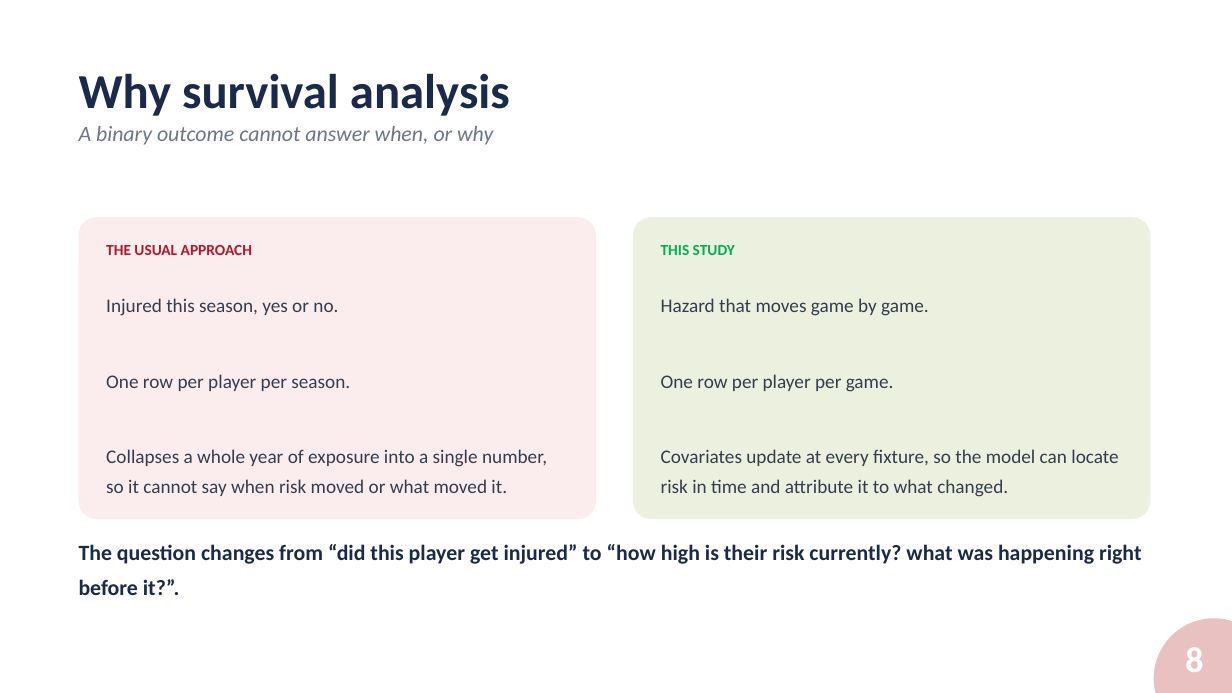
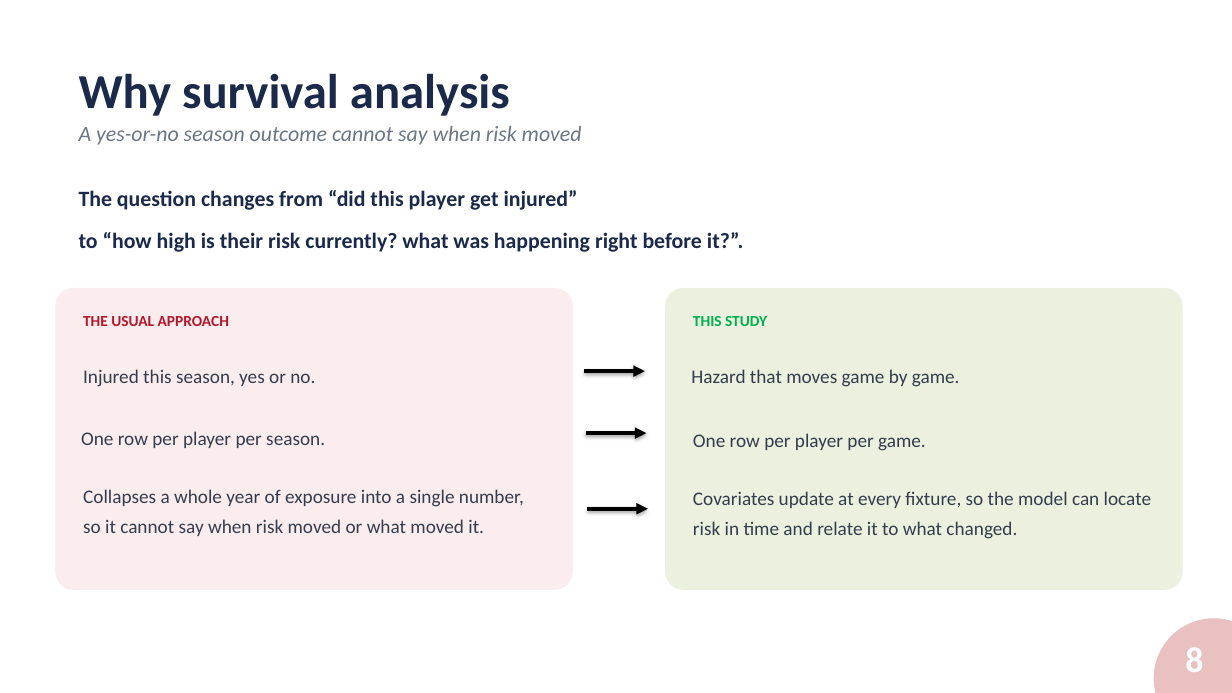
Before and after one commit to alexmartin360/Basketball-Workload-Injury-Risk-Profile, a slide deck: slide 8 of docs/SPB_Presentation_AlexMartin.pptx. Drawn at 1232x693 pixels with LibreOffice and Linux fonts; fonts in the diff are those of the drawing; background and template pictures are left out. Boxes give left, top, right and bottom in pixels: in the first picture for what was removed or moved away, otherwise in the second. Text is boxed around its words. In the diff, an @@ line names an element or a change of style, - is before the commit and + after.

```diff
--- a/docs/SPB_Presentation_AlexMartin.pptx
+++ b/docs/SPB_Presentation_AlexMartin.pptx
@@ text at [79,126,582,145]: text changed @@
-A binary outcome cannot answer when, or why
+A yes-or-no season outcome cannot say when risk moved
@@ text at [79,190,744,252]: text changed @@
-The question changes from “did this player get injured” to “how high is their risk currently? what was happening right before it?”.
+The question changes from “did this player get injured”
+to “how high is their risk currently? what was happening right before it?”.
@@ rounded rectangle: place and size @@
-rounded rectangle at [79,217,596,519]
+rounded rectangle at [55,288,573,591]
@@ rounded rectangle: place and size @@
-rounded rectangle at [633,217,1151,519]
+rounded rectangle at [665,288,1183,591]
@@ text "THE USUAL APPROACH": place and size @@
-text "THE USUAL APPROACH" at [106,245,252,255]
+text "THE USUAL APPROACH" at [83,316,229,326]
@@ text "THIS STUDY": place and size @@
-text "THIS STUDY" at [661,245,735,255]
+text "THIS STUDY" at [693,316,767,326]
@@ text "Injured this season, yes or ...": place and size @@
-text "Injured this season, yes or ..." at [106,298,547,493]
+text "Injured this season, yes or ..." at [83,369,315,387]
@@ text "Hazard that moves game by ...": place and size @@
-text "Hazard that moves game by ..." at [661,298,1118,493]
+text "Hazard that moves game by ..." at [691,369,960,387]
@@ text at [106,374,547,493]: paragraphs removed @@
-One row per player per season.
-Collapses a whole year of exposure into a single number, so it cannot say when risk moved or what moved it.
@@ arrow added from (584, 372) to (645, 372), #000000 3 pt @@
@@ text at [661,374,1118,493]: paragraphs removed @@
-One row per player per game.
-Covariates update at every fixture, so the model can locate risk in time and attribute it to what changed.
@@ text added at [81,431,325,448], 15 pt, text #333D4D @@
+One row per player per season.
@@ arrow added from (586, 433) to (647, 433), #000000 3 pt @@
@@ text added at [693,433,926,451], 15 pt, text #333D4D @@
+One row per player per game.
@@ text added at [83,489,524,536], 15 pt, text #333D4D @@
+Collapses a whole year of exposure into a single number, so it cannot say when risk moved or what moved it.
@@ arrow added from (587, 509) to (648, 509), #000000 3 pt @@
@@ text added at [693,491,1151,539], 15 pt, text #333D4D @@
+Covariates update at every fixture, so the model can locate risk in time and relate it to what changed.
```
Also in this commit, not shown: 18 other slides changed, 1 slide added, 2 slides removed, 1 other file.
